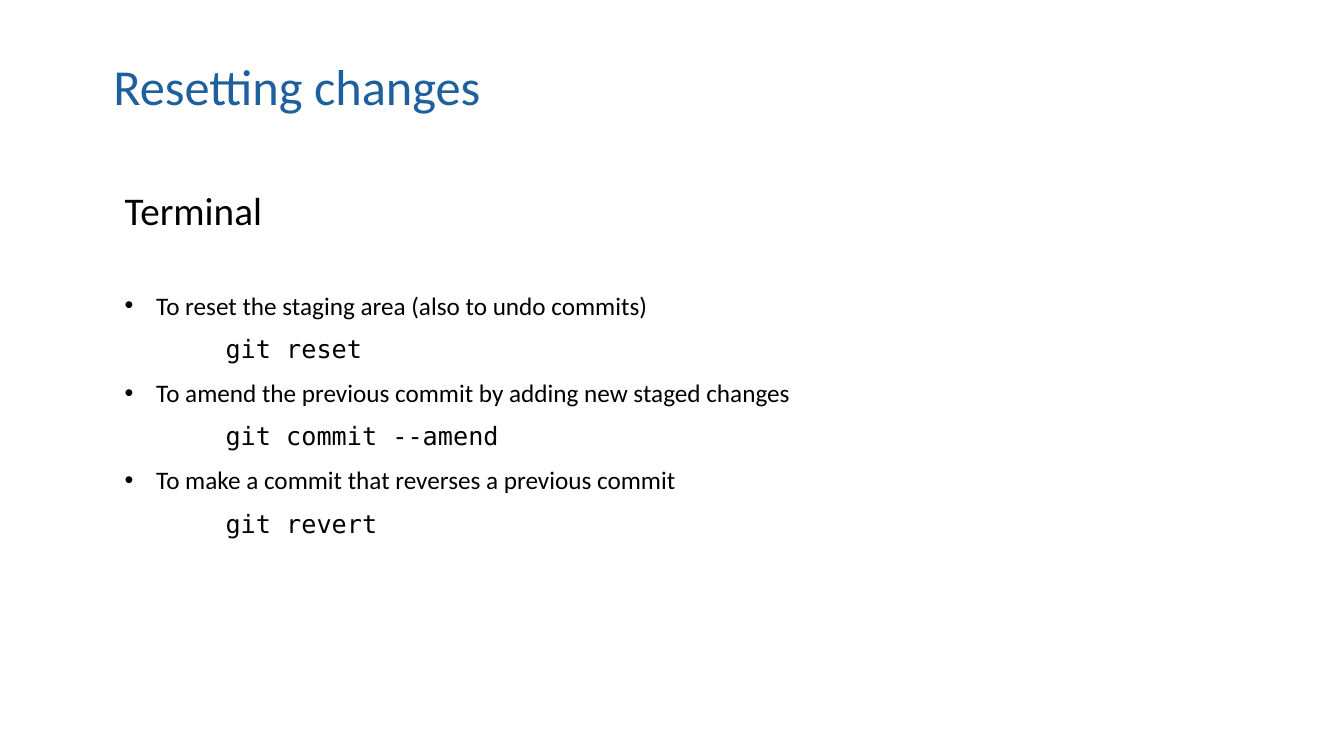
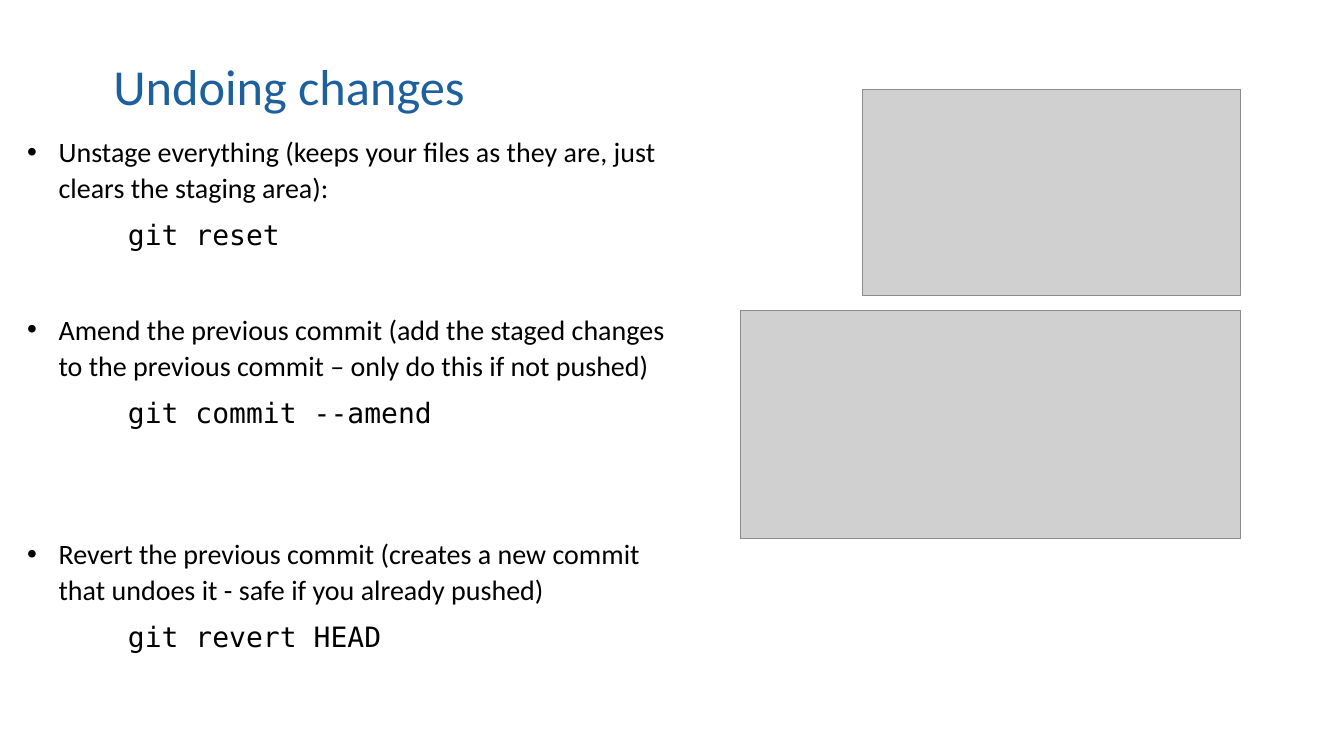
Before and after one commit to moj-analytical-services/intro_to_github_training, a slide deck: slide 32 of GitGitHub slides.pptx (slide 30 before the commit). Drawn at 1344x756 pixels with LibreOffice and Linux fonts; fonts in the diff are those of the drawing; grey boxes stand for pictures. Boxes give left, top, right and bottom in pixels: in the first picture for what was removed or moved away, otherwise in the second. Text is boxed around its words. In the diff, an @@ line names an element or a change of style, - is before the commit and + after.

Commit message:
Improvements to merge diagrams, conflicts, undoing

```diff
--- a/GitGitHub slides.pptx
+++ b/GitGitHub slides.pptx
@@ title at <box>113,70,464,114</box>: text changed @@
-Resetting changes
+Undoing changes
@@ picture added at <box>862,90,1241,295</box> @@
@@ text "Unstage everything (keeps your files ...": place and size @@
-text "Unstage everything (keeps your files ..." at <box>125,197,789,539</box>
+text "Unstage everything (keeps your files ..." at <box>59,142,665,653</box>
@@ text at <box>59,142,655,203</box>: text changed; size 18 to 20 pt @@
-Terminal
-• To reset the staging area (also to undo commits)
+• Unstage everything (keeps your files as they are, just clears the staging area):
@@ text at <box>128,223,432,429</box>: size 18 to 20 pt in "git reset", "git commit --amend" @@
@@ text at <box>59,319,665,381</box>: text changed; size 18 to 20 pt @@
-• To amend the previous commit by adding new staged changes
+• Amend the previous commit (add the staged changes to the previous commit – only do this if not pushed)
@@ picture added at <box>741,312,1241,539</box> @@
@@ text at <box>59,543,640,653</box>: text changed; size 18 to 20 pt @@
-• To make a commit that reverses a previous commit
-git revert
+• Revert the previous commit (creates a new commit that undoes it - safe if you already pushed)
+git revert HEAD
```
Also in this commit, not shown: 8 other slides changed, 4 slides added, 1 slide removed, 1 other file.
